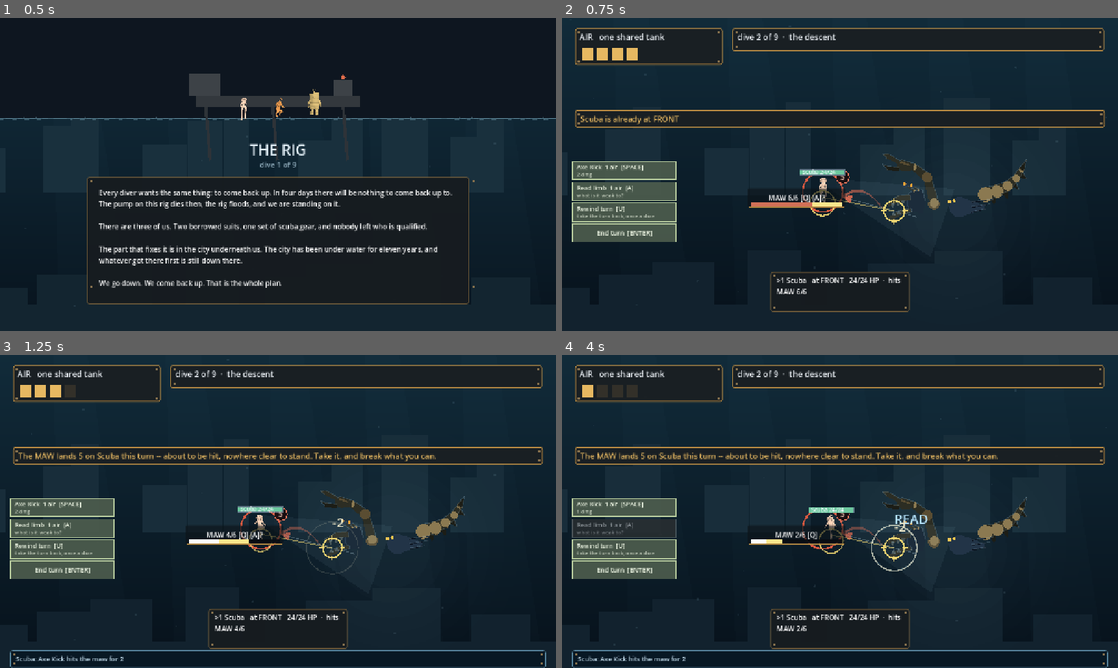
Above: before the commit, frames 1-4 (two rows, left to right).
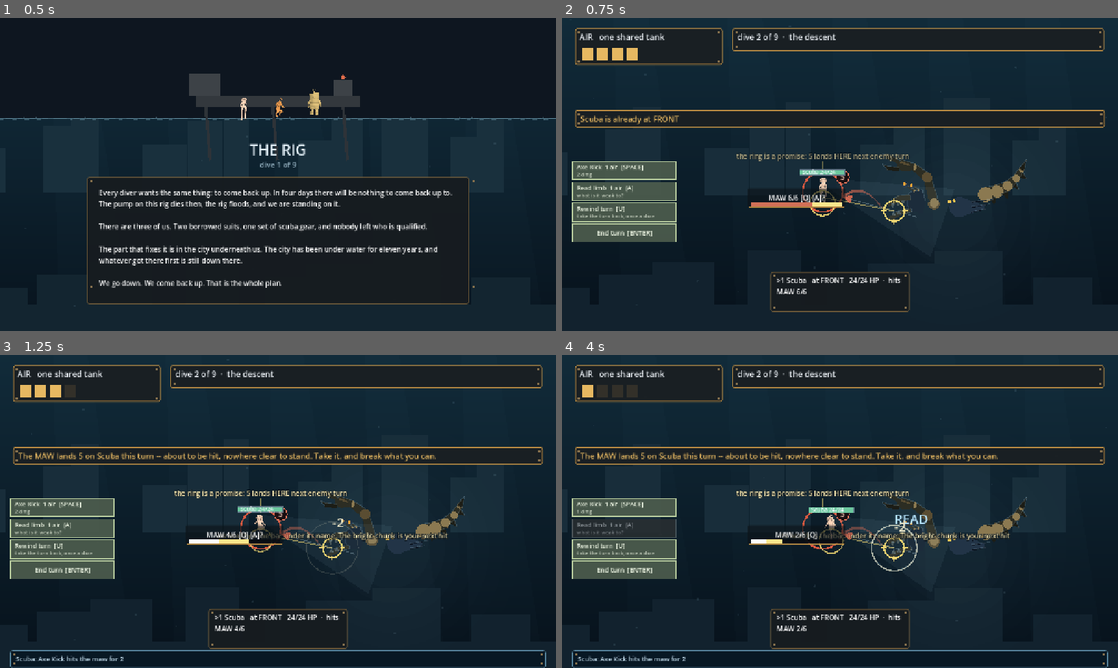
Above: after the commit, the same moments.

Repository: ImmortalDemonGod/salvage
Game: Godot game, scene res://game/main.tscn
Two runs of this game, one before a commit and one after it. Both use one fixed random seed, a clock stepped at 60 frames per second and the inputs below.
Inputs (mouse positions are in pixels of both pictures, inside the frame that each line leads up to):
- Up to frame 1 (0.5 s): no input
- Up to frame 2 (0.75 s): tap Enter at 0.5 s; move the mouse to (962, 158) at 0.52 s; hold Right from 0.53 s (still down); tap 1 at 0.6 s; click (962, 158) at 0.67 s
- Up to frame 3 (1.25 s): keep holding Right; tap Space at 0.77 s
- Up to frame 4 (4 s): release Right at 1.25 s; drag from (728, 527) to (812, 574) at 1.27 s; move the mouse to (895, 442) at 2.02 s; hold Right 2.03-2.75 s; tap 3 at 2.1 s; drag from (812, 574) to (673, 464) at 2.77 s; move the mouse to (1006, 558) at 3.52 s; hold A from 3.53 s (still down); tap Q at 3.6 s; tap Space at 3.77 s

Frame 1 is identical in both runs. In frame 2, 0.3% of the frame differs, in the area x 31-63%, y 43-49%; in frame 3, 0.7%; in frame 4, 0.8%, in the area x 31-81%, y 42-60%.

Commit message:
the tutorial he designed: each rule taught once, at the thing itself, then never again
The descent was already the tiny enemy; now it teaches the way the
third playtest specified. Four one-time callouts, each anchored to its
object with a pointer line, each fading after six seconds, none ever
returning: the telegraph ring on the first announcement, the dodge the
first time the selected diver stands in a ring AND a clear station
exists to flee to (on the descent there is nowhere, and a lesson you
cannot act on is a lie), the limb bar on the first landed hit, and the
win condition on the first break. Not Controls, so the HUD budget is
untouched. Transitions hold 3.2 seconds instead of 1.7, the number both
recorded sessions called too short to explain anything; the captures
wait accordingly.

Diff:
--- a/game/main.gd
+++ b/game/main.gd
@@ -102,6 +102,34 @@
 # and the snapshot is taken at each turn start.
 var _turn_start: Combat = null
 var _rewound := false
+# Teach-by-play, the third playtest's own design: "the red ring pops up,
+# boom. I don't need to show that ever again." Each lesson fires ONCE per
+# session, at the moment it becomes relevant, anchored to the thing it is
+# about, and fades. Not a Control, so the HUD budget is untouched.
+var _taught: Dictionary = {}     # key -> clock time it fired
+const TEACH_SECS := 6.0
+
+func _teach(key: String, anchor: Vector2, text: String) -> void:
+	if _taught.has(key):
+		return
+	_taught[key] = {"t": _clock, "at": anchor, "text": text}
+
+func _draw_teach() -> void:
+	var df: Font = ThemeDB.fallback_font
+	for key in _taught.keys():
+		var tc: Dictionary = _taught[key]
+		var age: float = _clock - float(tc.t)
+		if age > TEACH_SECS:
+			continue
+		var a: float = clampf(minf(age * 3.0, (TEACH_SECS - age) * 1.5), 0.0, 1.0)
+		var at: Vector2 = tc.at
+		var txt := String(tc.text)
+		var tw: float = df.get_string_size(txt, HORIZONTAL_ALIGNMENT_LEFT, -1, 16).x
+		var tp := Vector2(clampf(at.x - tw * 0.5, 12.0, 1280.0 - tw - 12.0), at.y - 46.0)
+		draw_line(at + Vector2(0, -8), Vector2(tp.x + tw * 0.5, tp.y + 6.0), Color(0.95, 0.85, 0.45, 0.5 * a), 1.5)
+		for off in [Vector2(1, 1), Vector2(-1, 1), Vector2(1, -1), Vector2(-1, -1)]:
+			draw_string(df, tp + off, txt, HORIZONTAL_ALIGNMENT_LEFT, -1, 16, Color(0.02, 0.05, 0.08, a))
+		draw_string(df, tp, txt, HORIZONTAL_ALIGNMENT_LEFT, -1, 16, Color(0.98, 0.92, 0.70, a))
 const DIVER_SEAT := 20.0          # how far below the ring centre the feet sit
 const CARD_TOP := 584.0
 # The action bar: the third playtest's ruling made buttons a hard
@@ -558,6 +586,10 @@
 		var who := _diver_named(line)
 		var lb := _limb_named(line)
 		_rig_react(ev, line, who)
+		if ev == SfxEvents.Kind.BREAK and lb >= 0:
+			_teach("break", _limb_at(lb), "broken limbs never swing again. Break every limb and the dive is won")
+		elif ev == SfxEvents.Kind.HIT and lb >= 0:
+			_teach("hit", _limb_at(lb) + Vector2(0, 24), "its health is the bar under its name. The bright chunk is your next hit")
 		var n := _amount(line)
 		match ev:
 			SfxEvents.Kind.HIT:
@@ -1360,10 +1392,10 @@
 
 func _after() -> void:
 	if combat != null and combat.outcome != "ongoing":
-		_dive = 1.7
+		_dive = 3.2
 		_hud(false)
 		_won = ("%s IS DISABLED" % String(combat.enc.get("title", "the enemy")).to_upper()) if combat.outcome == "victory" else "THE SQUAD IS LOST"
-		_hold = 1.7
+		_hold = 3.2
 		run.advance()
 		combat = run.combat
 		selected = 0
@@ -1857,6 +1889,36 @@
 			var dv := Vector2(cos(ang), sin(ang))
 			draw_line(at + dv * (rr - 5.0), at + dv * (rr + 7.0), Color(0.95, 0.85, 0.45, 0.95), 3.0)
 
+func _teach_triggers() -> void:
+	if combat == null or combat.outcome != "ongoing":
+		return
+	# lesson 1, first telegraph of the run: the arc means a place and a number
+	for it in combat.locked:
+		for st in it.stations:
+			_teach("telegraph", place(int(st)) + Vector2(0, -30),
+				"the ring is a promise: %d lands HERE next enemy turn" % int(it.dmg))
+			break
+		break
+	# lesson 2, the first time the SELECTED diver is standing in one
+	var d = combat.divers[selected]
+	if not d.down and int(d.station) in combat.threatened_stations():
+		# only where the lesson is actable: a clear, empty station exists.
+		# On the descent there is nowhere to go and the prompt says take
+		# the hit, so teaching "just move" there would be a lie.
+		var can_flee := false
+		for st in combat.OPEN_STATIONS:
+			if int(st) == int(d.station) or int(st) in combat.threatened_stations():
+				continue
+			var busy := false
+			for o in combat.divers:
+				if not o.down and int(o.station) == int(st):
+					busy = true
+			if not busy:
+				can_flee = true
+		if can_flee and combat.can_move_now(selected):
+			_teach("dodge", diver_foot(d) + Vector2(0, -70),
+				"standing in a red ring costs %s the hit. Moving is free" % String(d.dname))
+
 func _draw_actionbar() -> void:
 	if combat == null or combat.outcome != "ongoing":
 		return
@@ -2054,6 +2116,8 @@
 	_draw_affordances()
 	_draw_traits()
 	_draw_actionbar()
+	_teach_triggers()
+	_draw_teach()
 	_draw_windup()
 	_draw_bars()
 	_draw_fx()
Not shown, added: site/index.apple-touch-icon.png.import
Not shown, added: site/index.icon.png.import
Not shown, added: site/index.png.import
Not shown, changed: verify/capture.mjs
